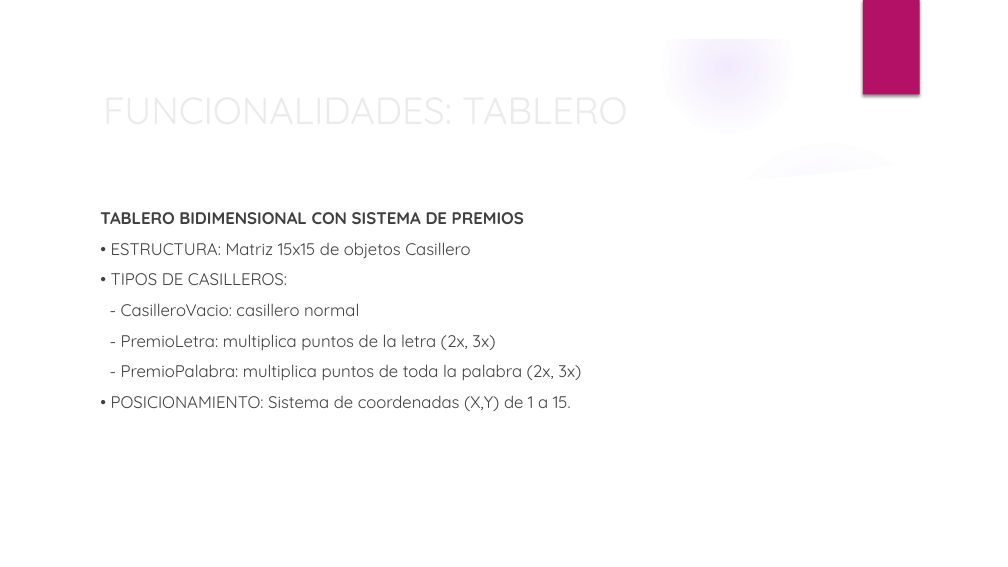
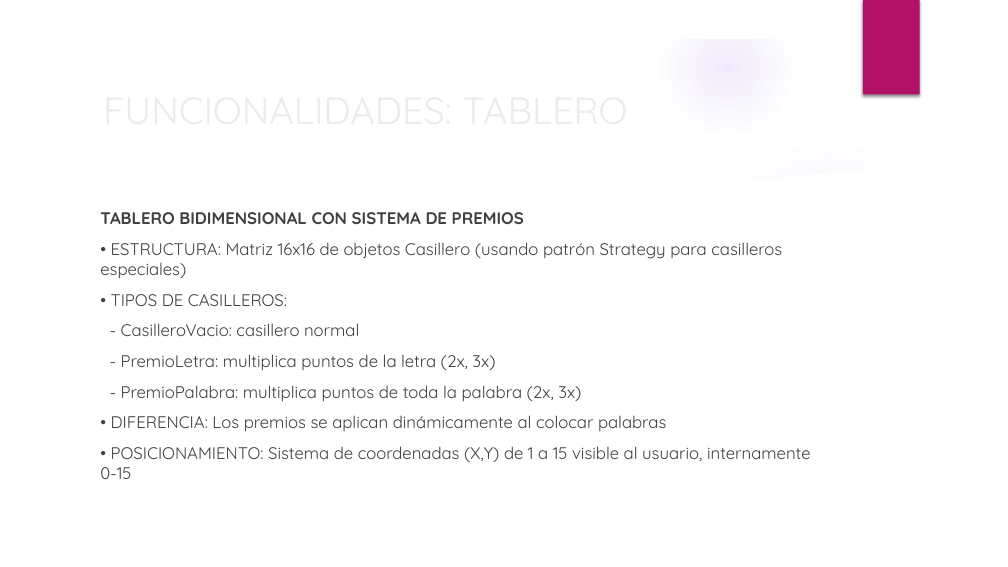
Before and after one commit to BinaryJuan/scrabble-poo, a slide deck: slide 38 of SCRABBLE.pptx (slide 40 before the commit). Drawn at 1008x567 pixels with LibreOffice and Linux fonts; fonts in the diff are those of the drawing; background and template pictures are left out. Boxes give left, top, right and bottom in pixels: in the first picture for what was removed or moved away, otherwise in the second. Text is boxed around its words. In the diff, an @@ line names an element or a change of style, - is before the commit and + after.

```diff
--- a/SCRABBLE.pptx
+++ b/SCRABBLE.pptx
@@ text at bbox=[100, 242, 782, 278]: text changed @@
-• ESTRUCTURA: Matriz 15x15 de objetos Casillero
+• ESTRUCTURA: Matriz 16x16 de objetos Casillero (usando patrón Strategy para casilleros especiales)
@@ text at bbox=[100, 415, 811, 479]: text changed @@
-• POSICIONAMIENTO: Sistema de coordenadas (X,Y) de 1 a 15.
+• DIFERENCIA: Los premios se aplican dinámicamente al colocar palabras
+• POSICIONAMIENTO: Sistema de coordenadas (X,Y) de 1 a 15 visible al usuario, internamente 0-15
```
Also in this commit, not shown: 12 other slides changed, 1 slide added, 3 slides removed.
